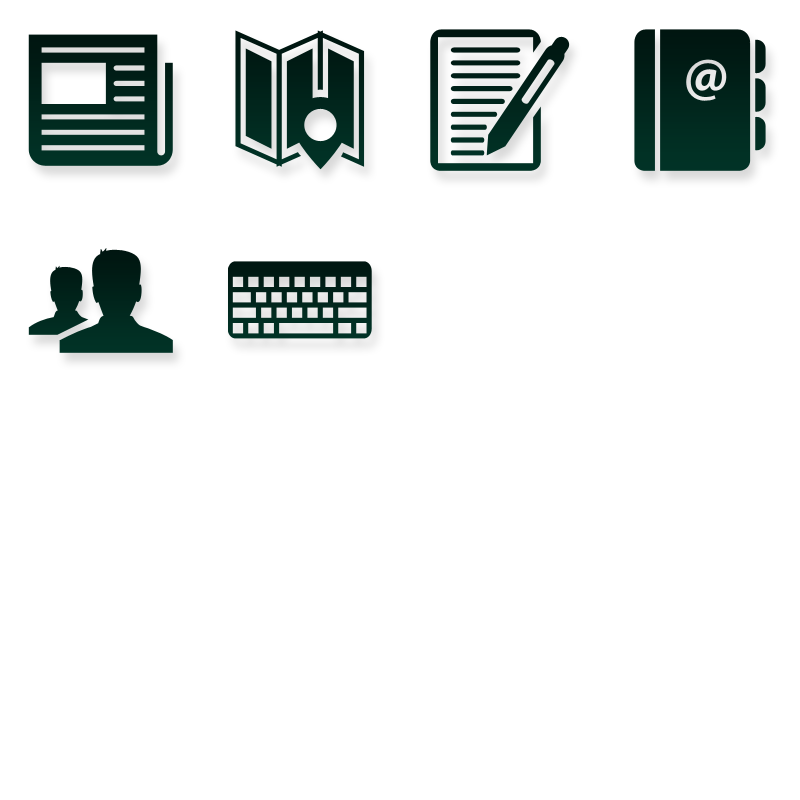
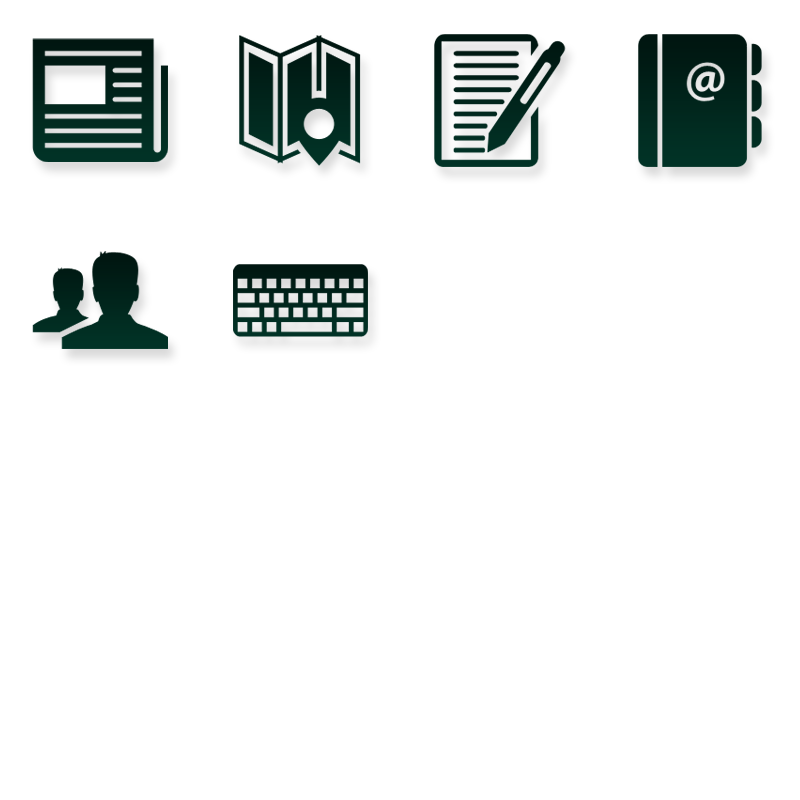
Layer changes from the first 800 × 800 image to the second:
painted on "Cluster Availability" over box(228, 261, 372, 339)
painted on "Directory 2 - Group" over box(28, 248, 173, 353)
painted on "Directory - Address Book" over box(634, 29, 766, 171)
painted on "Feedback" over box(430, 29, 570, 171)
painted on "Campus Map" over box(235, 30, 365, 170)
painted on "News Feed" over box(28, 34, 173, 166)
